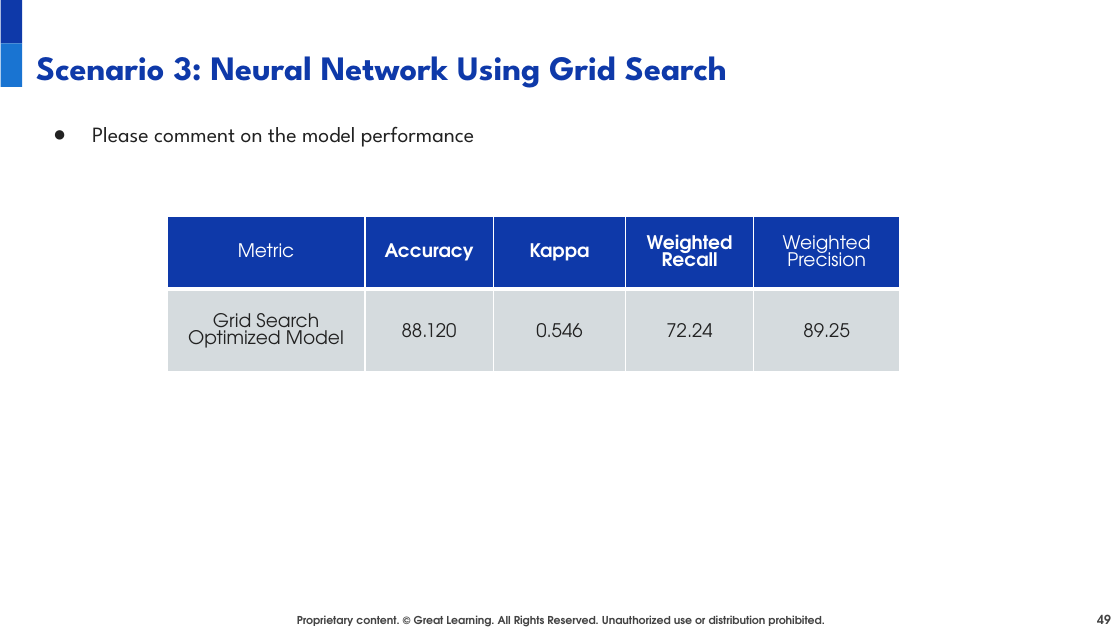
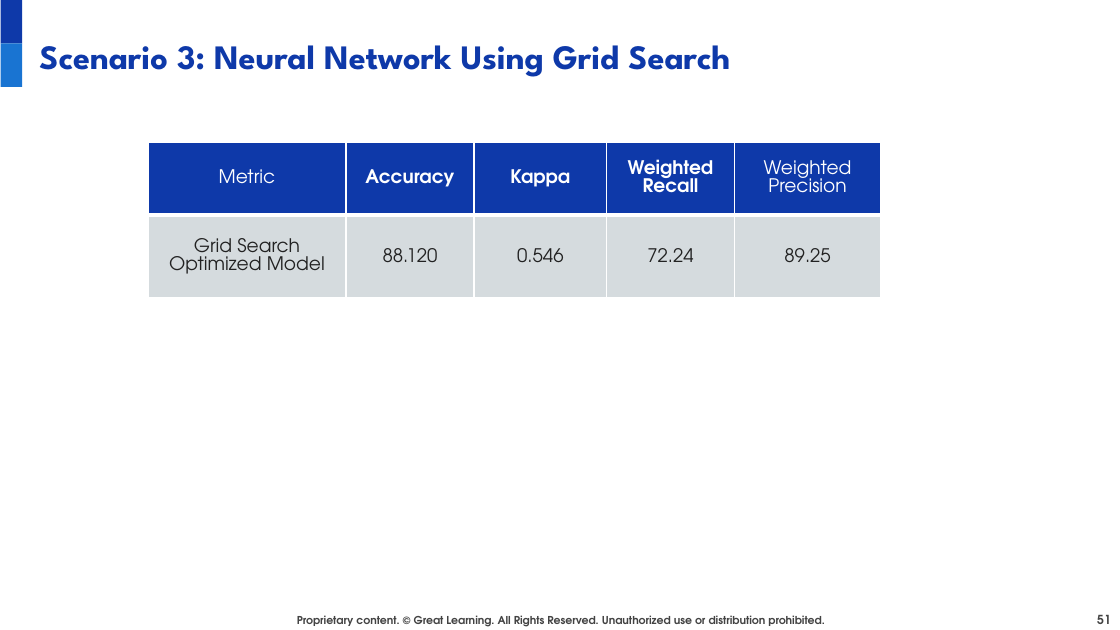
Before and after one commit to juanbucz/GreatLearning-TermProjects, a slide deck: slide 51 of Neural Networks - Loan Default/Loan Default Prediction Presentation - Business Interpretation - John Buczkowski.pptx (slide 49 before the commit). Drawn at 1120x630 pixels with LibreOffice and Linux fonts; fonts in the diff are those of the drawing; background and template pictures are left out. Boxes give left, top, right and bottom in pixels: in the first picture for what was removed or moved away, otherwise in the second. Text is boxed around its words. In the diff, an @@ line names an element or a change of style, - is before the commit and + after.

Commit message:
GL NN Loan Default Prediction Presentation - Individual Model Analysis

```diff
--- a/Neural Networks - Loan Default/Loan Default Prediction Presentation - Business Interpretation - John Buczkowski.pptx
+++ b/Neural Networks - Loan Default/Loan Default Prediction Presentation - Business Interpretation - John Buczkowski.pptx
@@ title "Scenario 3: Neural Network Using ...": place and size @@
-title "Scenario 3: Neural Network Using ..." at (36,56,727,88)
+title "Scenario 3: Neural Network Using ..." at (39,45,730,77)
@@ text removed at (92,126,474,147) @@
-● Please comment on the model performance
@@ table: place and size @@
-table at (167,216,900,372)
+table at (148,142,881,298)
@@ page number at (1097,615,1111,624): text changed @@
-49
+51
```
Also in this commit, not shown: 4 other slides changed, 3 slides added.
